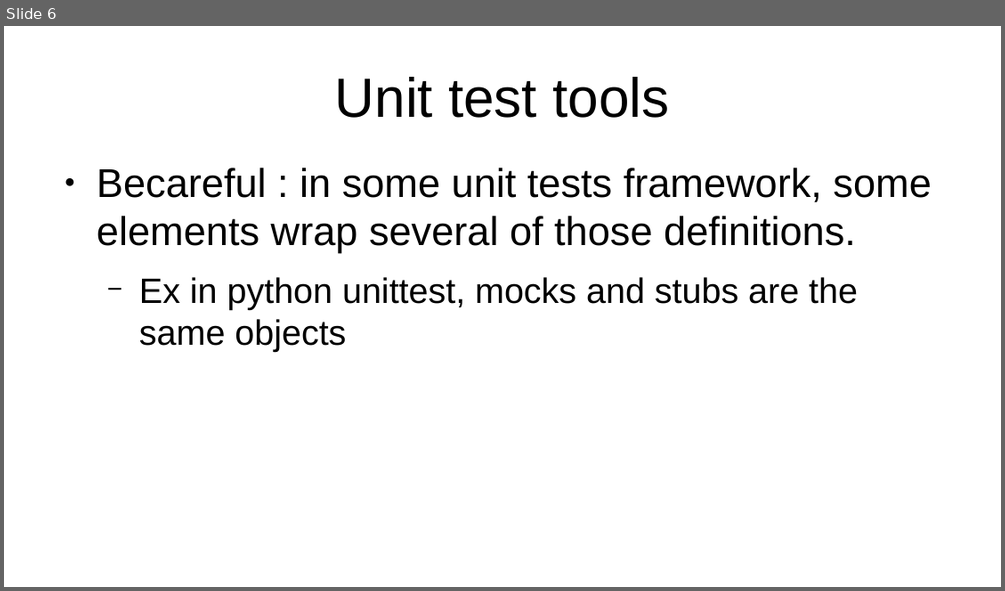
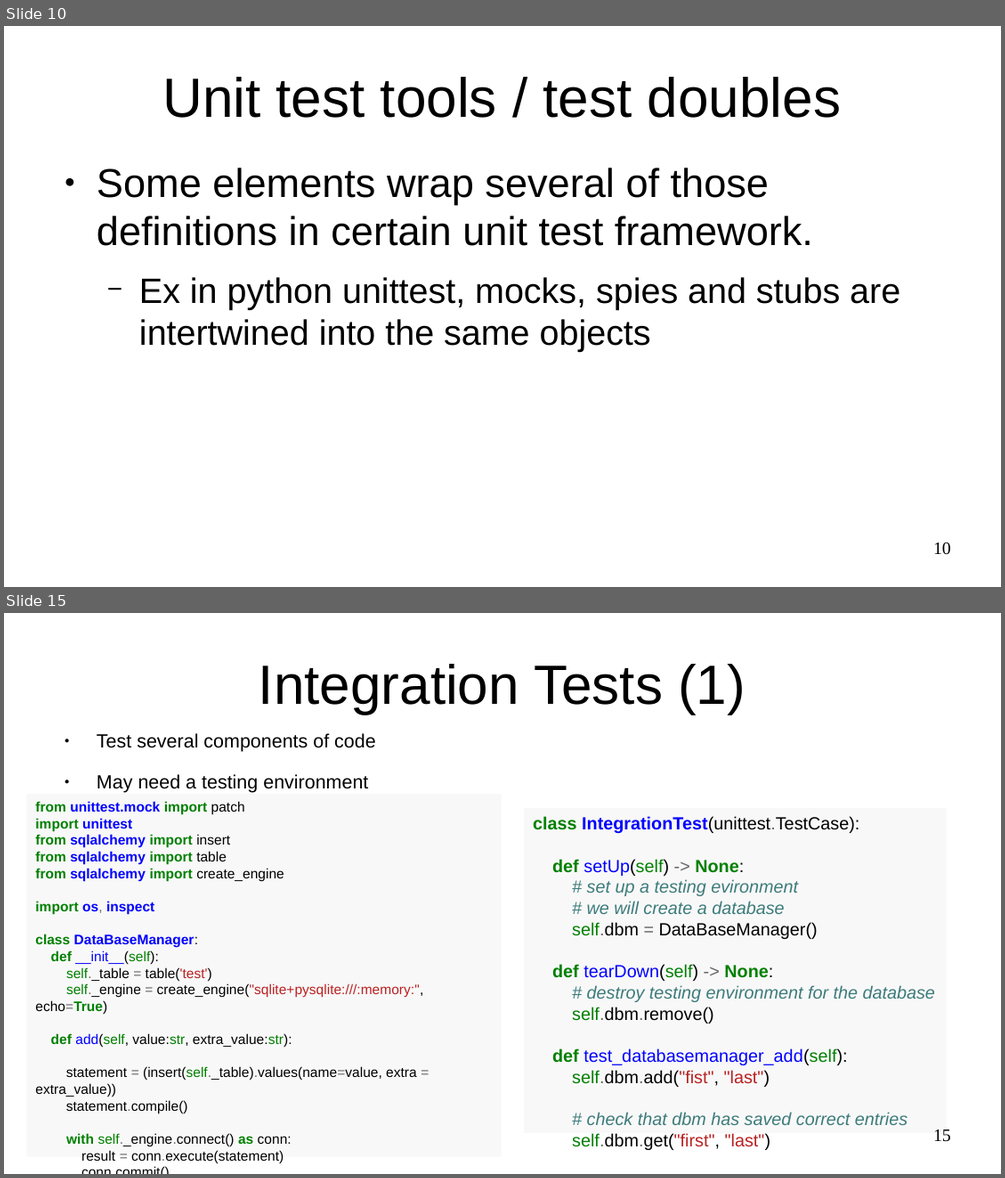
Before and after one commit to ybouilla/test_tutorial, a slide deck: presentation.odp. Shown one above the other, each under a label of ours: slide 6 before the commit, slides 10 and 15 after it; the slides between them are not shown. The pictures are 1005x591 and 1005x1178 pixels, drawn with LibreOffice and Linux fonts; fonts in the diff are those of the drawing. Boxes give left, top, right and bottom in pixels: in the first picture for what was removed or moved away, otherwise in the second. Text is boxed around its words. In the diff, an @@ line names an element or a change of style, - is before the commit and + after.

```diff
--- a/presentation.odp
+++ b/presentation.odp
@@ slide 15 added at [4,613,1001,1174], background #FFFFFF @@
@@ title added at [259,664,745,714], 44 pt, text #000000 @@
+Integration Tests (1)
@@ text added at [97,733,376,793], 15.2 pt, text #000000 @@
+● Test several components of code
+● May need a testing environment
@@ rectangle added at [26,794,502,1157], fill #F8F8F8, 11 pt, text #000000 @@
+from unittest.mock import patch
+import unittest
+from sqlalchemy import insert
+from sqlalchemy import table
+from sqlalchemy import create_engine
+import os, inspect
+class DataBaseManager:
+def __init__(self):
+self._table = table('test')
+self._engine = create_engine("sqlite+pysqlite:///:memory:", echo=True)
+def add(self, value:str, extra_value:str):
+statement = (insert(self._table).values(name=value, extra = extra_value))
+statement.compile()
+with self._engine.connect() as conn:
+result = conn.execute(statement)
+conn.commit()
@@ rectangle added at [524,809,947,1133], fill #F8F8F8, 14 pt, text #3D7B7B @@
+class IntegrationTest(unittest.TestCase):
+def setUp(self) -> None:
+# set up a testing evironment
+# we will create a database
+self.dbm = DataBaseManager()
+def tearDown(self) -> None:
+# destroy testing environment for the database
+self.dbm.remove()
+def test_databasemanager_add(self):
+self.dbm.add("fist", "last")
+# check that dbm has saved correct entries
+self.dbm.get("first", "last")
@@ page number added at [933,1129,951,1142], 14 pt, text #000000 @@
+15
@@ what was slide 6 is now slide 10 @@
@@ slide 10 changed as well @@
@@ title at [162,77,841,118]: text changed @@
-Unit test tools
+Unit test tools / test doubles
@@ text at [97,168,900,352]: text changed; size 32 to 28 pt @@
-● Becareful : in some unit tests framework, some elements wrap several of those definitions.
-  − Ex in python unittest, mocks and stubs are the same objects
+● Some elements wrap several of those definitions in certain unit test framework.
+  − Ex in python unittest, mocks, spies and stubs are intertwined into the same objects
@@ page number added at [933,542,951,555], 14 pt, text #000000 @@
+10
```
Also in this commit, not shown: 5 other slides changed, 14 other slides added, 2 slides removed, 3 other files.
